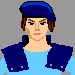
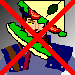
Revision of a layered 75 x 75 image; what changed, layer by layer:
added layer "RedX" above "sandwich bottom" over box(0, 0, 75, 75)
added layer "sandwich bottom" above "sandwich top" over box(6, 22, 53, 60)
added layer "sandwich top" above "dead" over box(17, 0, 67, 37)
added layer "dead" above "Pasted Layer" over box(5, 23, 50, 72)
added layer "Pasted Layer" above "Background" over box(0, 35, 75, 75)
painted on "Background" over box(0, 0, 75, 75)
added layer "Layer" over box(0, 0, 75, 75)
